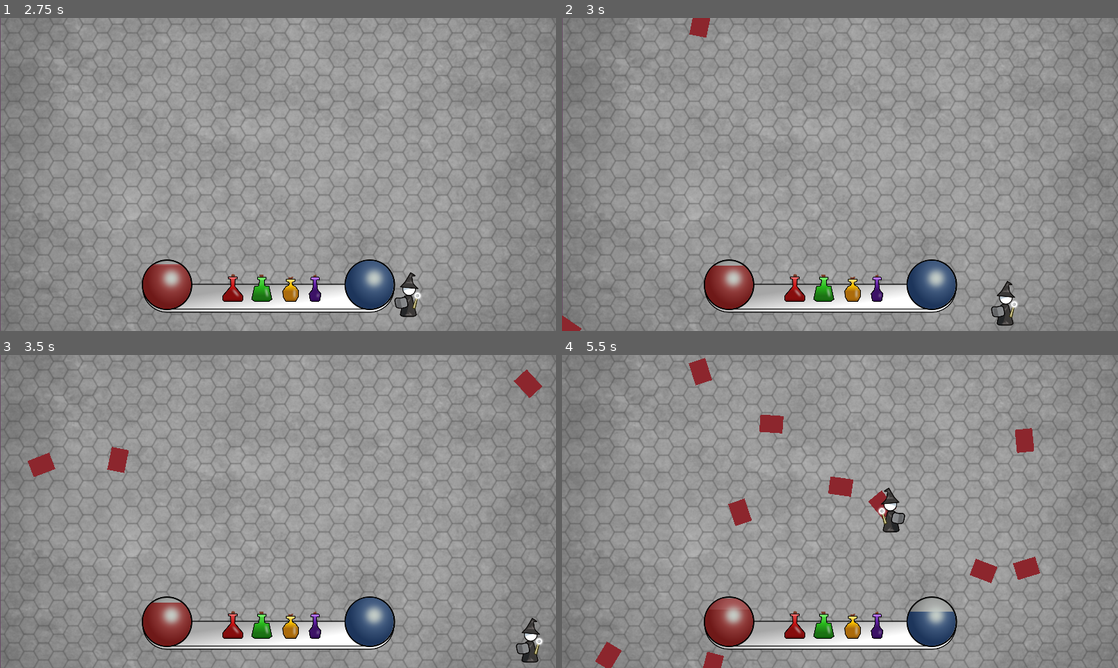
Above: before the commit, frames 1-4 (two rows, left to right).
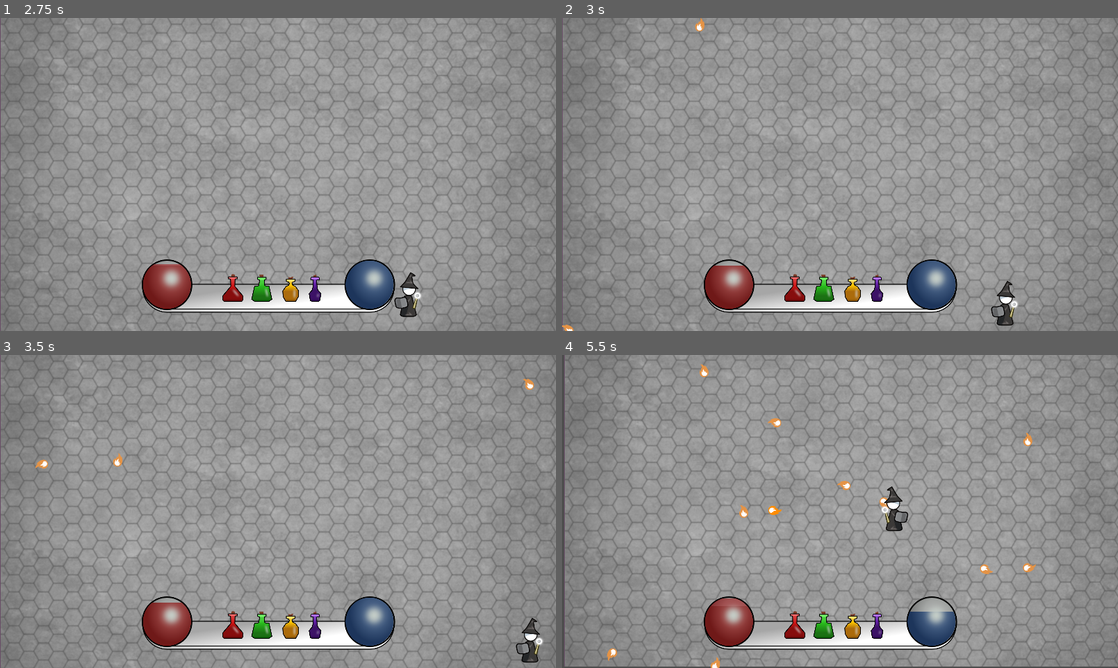
Above: after the commit, the same moments.

Repository: kurilluk/GDSJam23
Game: Godot game, scene res://assets/scenes/Main.tscn
Two runs of this game, one before a commit and one after it. Both use one fixed random seed, a clock stepped at 60 frames per second and the inputs below.
Inputs:
- Up to frame 1 (2.75 s): click "Start" at 0.5 s; hold D (Right) 1.28-2.03 s; tap 1 (Potion_1) at 1.35 s; hold S (Down) from 2.03 s (still down); tap 2 (Potion_2) at 2.1 s
- Up to frame 2 (3 s): release S (Down) at 2.78 s; hold D (Right) from 2.78 s (still down); tap 3 (Potion_3) at 2.85 s
- Up to frame 3 (3.5 s): keep holding D (Right)
- Up to frame 4 (5.5 s): release D (Right) at 3.53 s; hold W (Up) 3.53-4.28 s; tap 4 (Potion_4) at 3.6 s; hold A (Left) from 4.28 s (still down); tap 1 (Potion_1) at 4.35 s; tap 2 (Potion_2) at 5.1 s

Frame 1 is identical in both runs. In frame 2, 0.3% of the frame differs, in the area x 0-27%, y 0-100%; in frame 3, 0.7%; in frame 4, 15%, in the area x 0-100%, y 0-100%.

Commit message:
update Mob-Fireball

Diff:
--- a/examples/dodge_the_creeps/assets/scenes/Mob.tscn
+++ b/examples/dodge_the_creeps/assets/scenes/Mob.tscn
@@ -7,6 +7,8 @@
 [ext_resource type="Texture2D" uid="uid://bng45cvsgufqc" path="res://art/enemySwimming_2.png" id="5_530dd"]
 [ext_resource type="Texture2D" uid="uid://bu4221t7qpa7d" path="res://art/enemyWalking_1.png" id="6_k7amo"]
 [ext_resource type="Texture2D" uid="uid://booij5t7h4efb" path="res://art/enemyWalking_2.png" id="7_vrlt4"]
+[ext_resource type="Texture2D" uid="uid://ujab88aefoss" path="res://assets/sprites/projectiles/fireball_white_bottom.png" id="8_4vdro"]
+[ext_resource type="Texture2D" uid="uid://cda4ju411if4h" path="res://assets/sprites/projectiles/fireball_white_top.png" id="9_upgwi"]
 
 [sub_resource type="SpriteFrames" id="1"]
 animations = [{
@@ -45,8 +47,8 @@
 }]
 
 [sub_resource type="CapsuleShape2D" id="2"]
-radius = 37.0
-height = 100.0
+radius = 19.0
+height = 48.0
 
 [node name="Mob" type="RigidBody2D" groups=["Projectile", "mobs"]]
 collision_mask = 0
@@ -66,10 +68,21 @@
 [node name="VisibleOnScreenNotifier2D" type="VisibleOnScreenNotifier2D" parent="."]
 
 [node name="ColorRect" type="ColorRect" parent="."]
+visible = false
 offset_left = -40.0
 offset_top = -30.0
 offset_right = 40.0
 offset_bottom = 30.0
 color = Color(0.54902, 0.14902, 0.176471, 1)
 
+[node name="FireballBottom" type="Sprite2D" parent="."]
+self_modulate = Color(0.894118, 0.576471, 0.27451, 1)
+z_index = 2
+rotation = 1.5708
+texture = ExtResource("8_4vdro")
+
+[node name="FireballTop" type="Sprite2D" parent="FireballBottom"]
+z_index = 3
+texture = ExtResource("9_upgwi")
+
 [connection signal="screen_exited" from="VisibleOnScreenNotifier2D" to="." method="_on_VisibilityNotifier2D_screen_exited"]
Not shown: 1 places in examples/dodge_the_creeps/assets/scenes/Mob.tscn that only renumber resources
